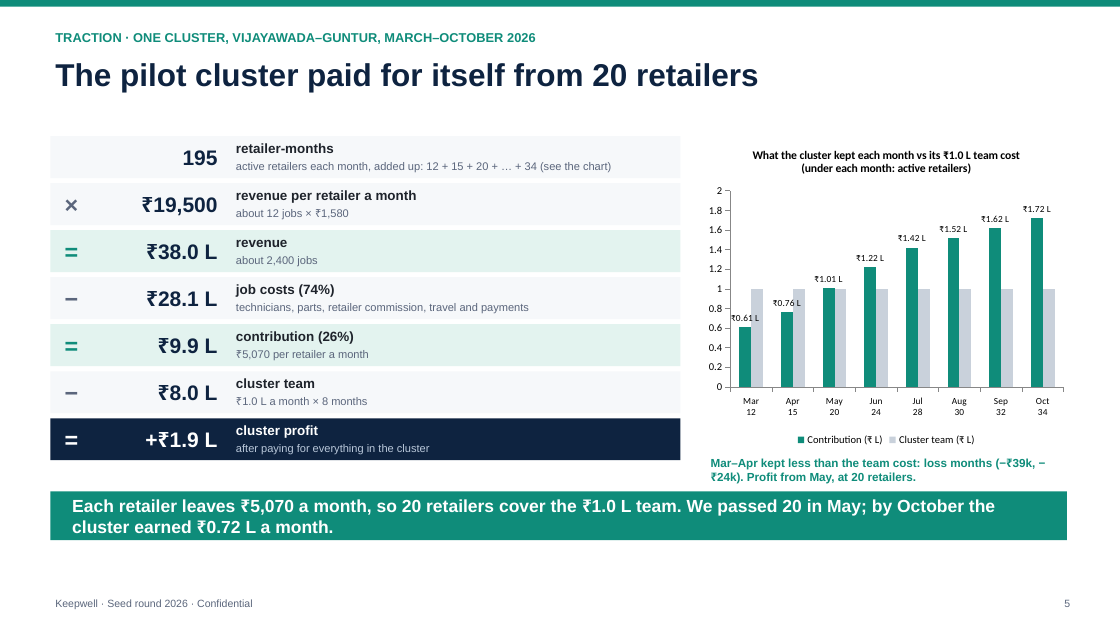
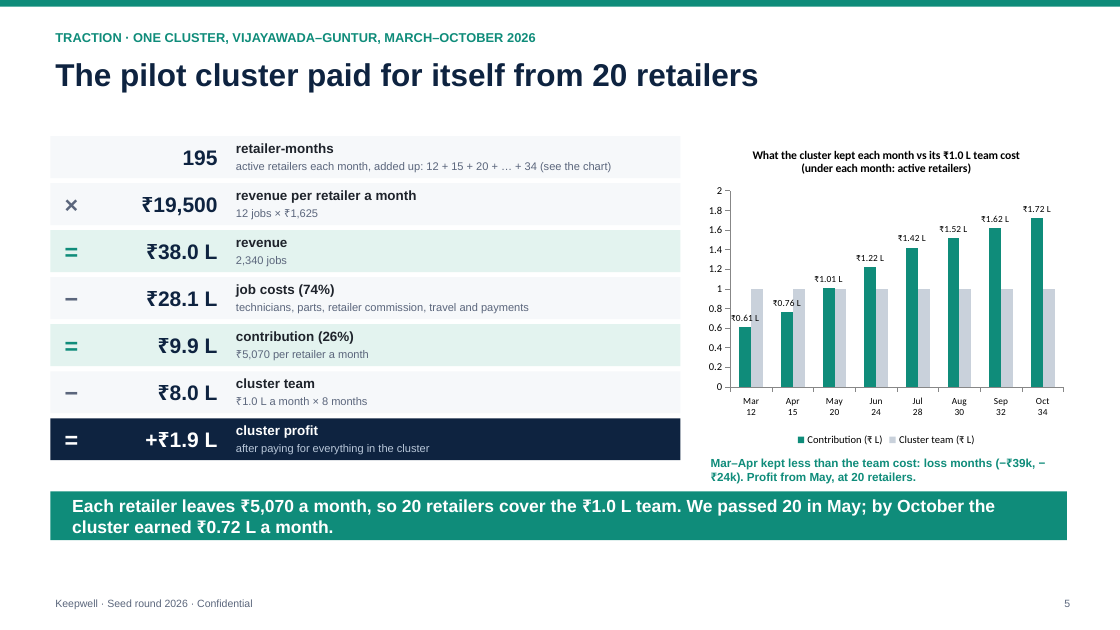
Before and after one commit to PrathyushaKalluri/keepwell, a slide deck: slide 5 of pitch_v2/deck/Keepwell_Seed_Deck.pptx. Drawn at 1120x630 pixels with LibreOffice and Linux fonts; fonts in the diff are those of the drawing. Boxes give left, top, right and bottom in pixels: in the first picture for what was removed or moved away, otherwise in the second. Text is boxed around its words. In the diff, an @@ line names an element or a change of style, - is before the commit and + after.

```diff
--- a/pitch_v2/deck/Keepwell_Seed_Deck.pptx
+++ b/pitch_v2/deck/Keepwell_Seed_Deck.pptx
@@ text at bbox=[236, 209, 319, 220]: text changed @@
-about 12 jobs × ₹1,580
+12 jobs × ₹1,625
@@ text at bbox=[236, 256, 287, 266]: text changed @@
-about 2,400 jobs
+2,340 jobs
```
Also in this commit, not shown: 1 other slide changed, 16 other files.
